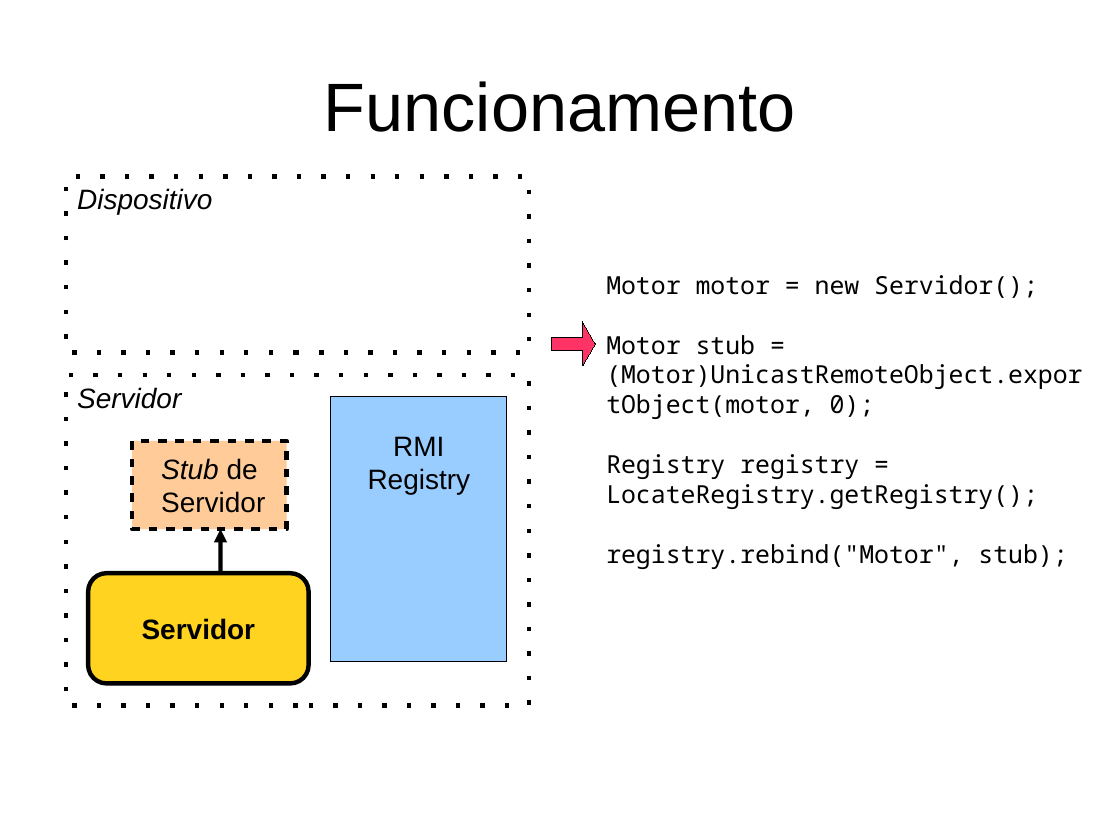
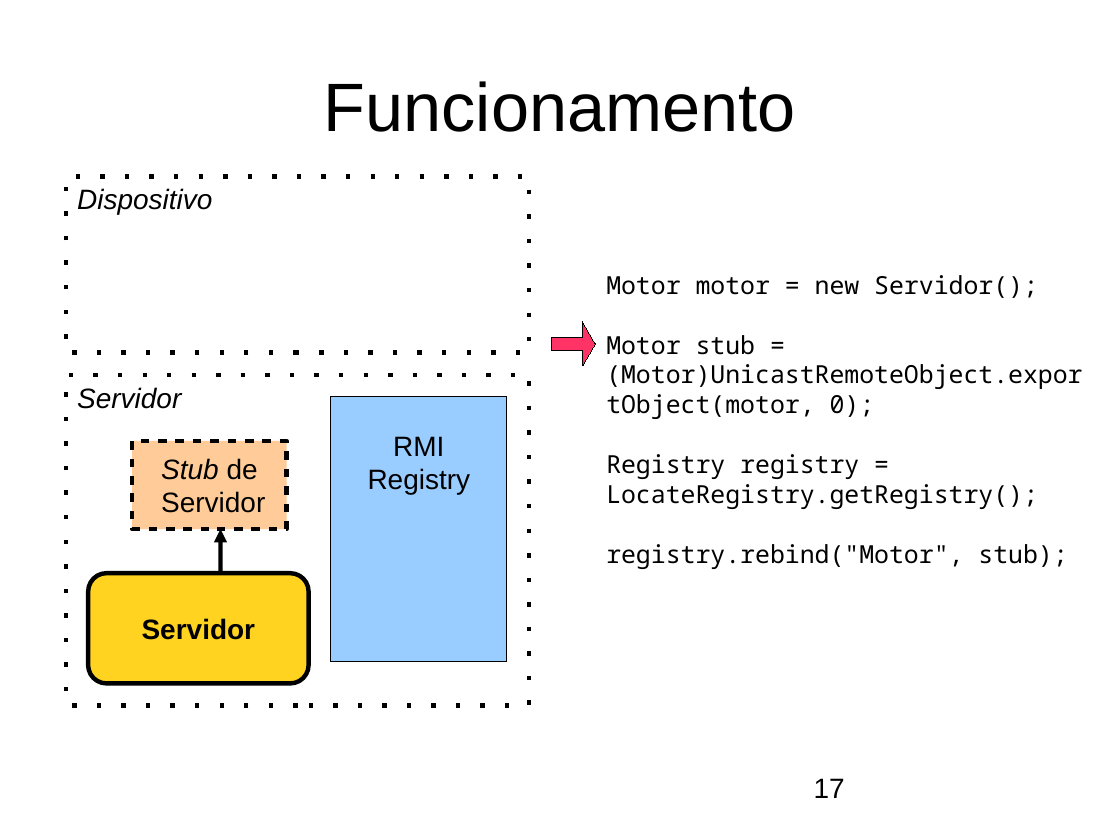
Before and after one commit to andrenho/andrenho, a slide deck: slide 17 of academia/trabalhos/execucao_remota.odp. Drawn at 1120x840 pixels with LibreOffice and Linux fonts; fonts in the diff are those of the drawing; background and template pictures are left out. Boxes give left, top, right and bottom in pixels: in the first picture for what was removed or moved away, otherwise in the second. Text is boxed around its words. In the diff, an @@ line names an element or a change of style, - is before the commit and + after.

```diff
--- a/academia/trabalhos/execucao_remota.odp
+++ b/academia/trabalhos/execucao_remota.odp
@@ page number added at bbox=[814, 778, 845, 798], 18 pt, text #000000 @@
+17
```
Also in this commit, not shown: 32 other slides changed, 1 slide added, 10 other files.
